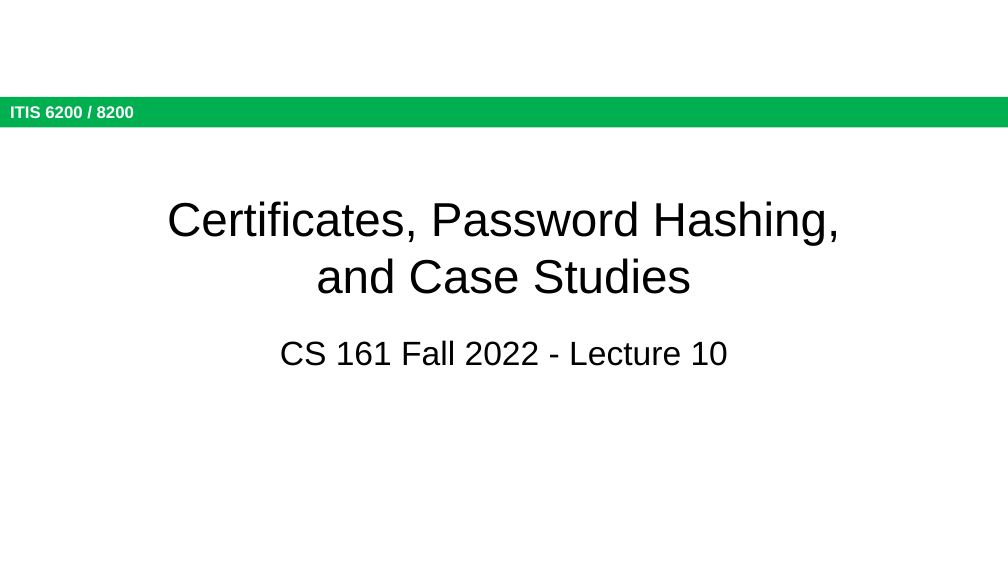
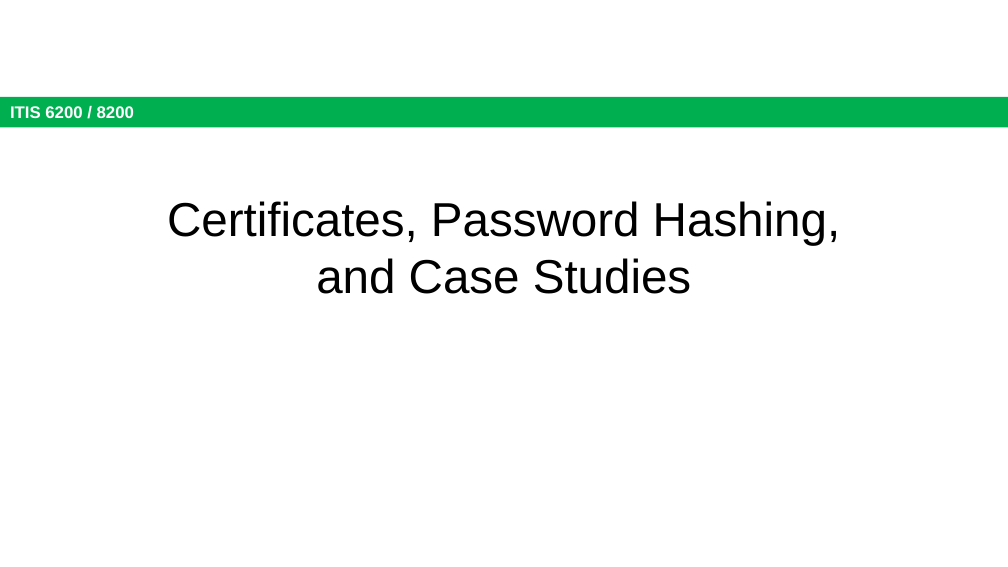
Before and after one commit to jx5c/github.io, a slide deck: slide 1 of teaching/ITIS6200/2023fa/lectures/lec07.pptx. Drawn at 1008x567 pixels with LibreOffice and Linux fonts; fonts in the diff are those of the drawing. Boxes give left, top, right and bottom in pixels: in the first picture for what was removed or moved away, otherwise in the second. Text is boxed around its words. In the diff, an @@ line names an element or a change of style, - is before the commit and + after.

```diff
--- a/teaching/ITIS6200/2023fa/lectures/lec07.pptx
+++ b/teaching/ITIS6200/2023fa/lectures/lec07.pptx
@@ text removed at [280,340,728,366] @@
-CS 161 Fall 2022 - Lecture 10
```
Also in this commit, not shown: 10 other slides changed, 1 other file.
